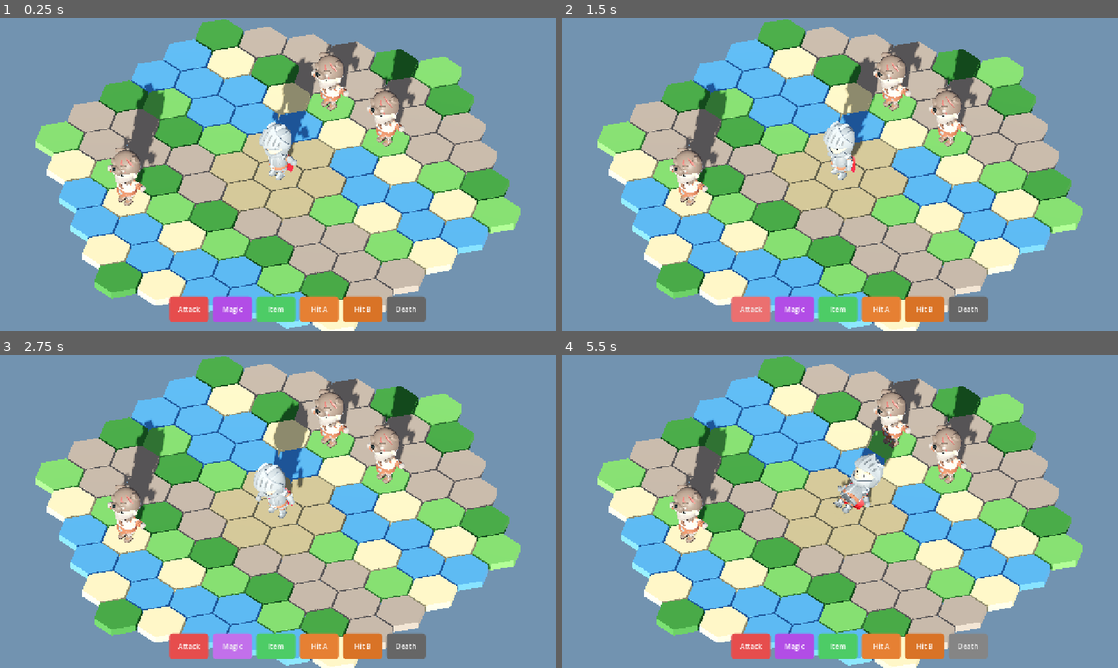
Above: before the commit, frames 1-4 (two rows, left to right).
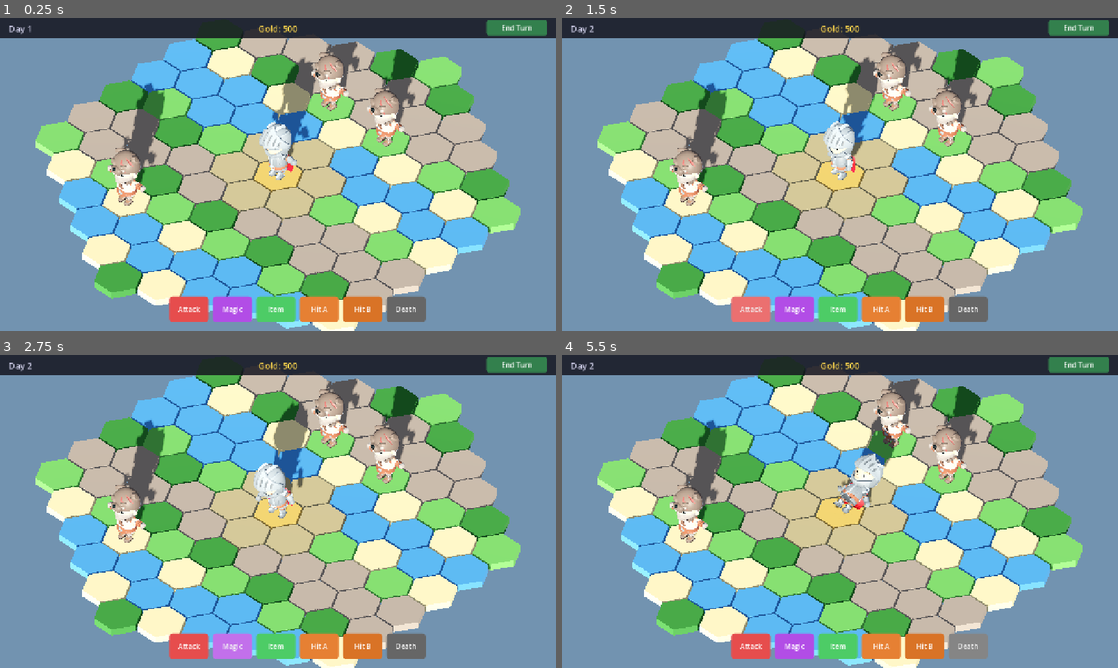
Above: after the commit, the same moments.

Repository: Manueljm93/gamegodot
Game: Godot game, scene res://scenes/main.tscn
The game is run twice, just before and just after one commit, with the same random seed, the same clock (stepped at 60 frames per second) and the same inputs.
Inputs (mouse positions are in pixels of both pictures, inside the frame that each line leads up to):
- Up to frame 1 (0.25 s): no input
- Up to frame 2 (1.5 s): click (1079, 27) at 0.5 s, where only the run after the commit has a clickable "End Turn"; click "Attack" at 1.25 s
- Up to frame 3 (2.75 s): click "Magic" at 2 s
- Up to frame 4 (5.5 s): click "Item" at 2.75 s; click "Hit A" at 3.5 s; click "Hit B" at 4.25 s; click "Death" at 5 s

The runs differ from the first frame. In frame 1, 6.9% of the frame differs, in the area x 0-100%, y 0-57%; in frame 2, 6.9%; in frame 3, 6.9%; in frame 4, 7.0%.

Commit message:
milestone(6): town building, resources, and HUD system
Add town/base with 3 buildings (Barracks, Guard Tower, Gold Mine),
gold economy with income per turn, day counter HUD, and End Turn button.
Strategic choice: only 1 building per town hex, permanent decision.
Buildings render as 3D primitives on the town hex.
Update docs with HoMM III pivot (DEC-007) and new roadmap.

Co-Authored-By: Claude Opus 4.6 <noreply@anthropic.com>

Diff:
--- a/scripts/hex_grid.gd
+++ b/scripts/hex_grid.gd
@@ -16,6 +16,7 @@
 	"mountain": Color(0.55, 0.5, 0.45),
 	"sand": Color(0.85, 0.78, 0.55),
 	"path": Color(0.6, 0.55, 0.4),
+	"town": Color(0.75, 0.6, 0.3),
 }
 
 
@@ -215,6 +216,8 @@
 func _pick_terrain(coord: Vector2i) -> String:
 	if arena_mode:
 		return "path"
+	if coord == Vector2i.ZERO:
+		return "town"
 	var dist := _axial_distance(coord, Vector2i.ZERO)
 	var noise_val := sin(coord.x * 0.7 + coord.y * 1.3) * 0.5 + 0.5
 
--- /dev/null
+++ b/scripts/hud.gd
@@ -0,0 +1,70 @@
+extends Control
+
+signal end_turn_pressed
+
+var gold_label: Label = null
+var day_label: Label = null
+
+
+func _ready() -> void:
+	anchor_right = 1.0
+	mouse_filter = Control.MOUSE_FILTER_IGNORE
+	_build_hud()
+
+
+func _build_hud() -> void:
+	var bar := Panel.new()
+	bar.name = "TopBar"
+	bar.position = Vector2(0, 0)
+	bar.size = Vector2(1280, 45)
+	var bar_style := StyleBoxFlat.new()
+	bar_style.bg_color = Color(0.08, 0.08, 0.12, 0.85)
+	bar.add_theme_stylebox_override("panel", bar_style)
+	add_child(bar)
+
+	day_label = Label.new()
+	day_label.text = "Day 1"
+	day_label.position = Vector2(20, 10)
+	day_label.size = Vector2(150, 30)
+	day_label.add_theme_font_size_override("font_size", 20)
+	day_label.add_theme_color_override("font_color", Color(0.8, 0.8, 0.9))
+	bar.add_child(day_label)
+
+	gold_label = Label.new()
+	gold_label.text = "Gold: 500"
+	gold_label.horizontal_alignment = HORIZONTAL_ALIGNMENT_CENTER
+	gold_label.position = Vector2(440, 10)
+	gold_label.size = Vector2(400, 30)
+	gold_label.add_theme_font_size_override("font_size", 20)
+	gold_label.add_theme_color_override("font_color", Color(1.0, 0.85, 0.3))
+	bar.add_child(gold_label)
+
+	var end_btn := Button.new()
+	end_btn.text = "End Turn"
+	end_btn.position = Vector2(1120, 5)
+	end_btn.size = Vector2(140, 35)
+	var btn_style := StyleBoxFlat.new()
+	btn_style.bg_color = Color(0.2, 0.5, 0.3)
+	btn_style.corner_radius_top_left = 6
+	btn_style.corner_radius_top_right = 6
+	btn_style.corner_radius_bottom_left = 6
+	btn_style.corner_radius_bottom_right = 6
+	end_btn.add_theme_stylebox_override("normal", btn_style)
+	var btn_hover := btn_style.duplicate()
+	btn_hover.bg_color = Color(0.25, 0.6, 0.35)
+	end_btn.add_theme_stylebox_override("hover", btn_hover)
+	end_btn.add_theme_color_override("font_color", Color.WHITE)
+	end_btn.add_theme_font_size_override("font_size", 16)
+	end_btn.pressed.connect(func() -> void: end_turn_pressed.emit())
+	bar.add_child(end_btn)
+
+
+func update_gold(amount: int, income: int) -> void:
+	if income > 0:
+		gold_label.text = "Gold: %d  (+%d/turn)" % [amount, income]
+	else:
+		gold_label.text = "Gold: %d" % amount
+
+
+func update_day(day: int) -> void:
+	day_label.text = "Day %d" % day
--- a/scripts/main.gd
+++ b/scripts/main.gd
@@ -6,6 +6,9 @@
 const AbilityUIScript = preload("res://scripts/ability_ui.gd")
 const CombatManagerScript = preload("res://scripts/combat_manager.gd")
 const CombatUIScript = preload("res://scripts/combat_ui.gd")
+const ResourceManagerScript = preload("res://scripts/resource_manager.gd")
+const HUDScript = preload("res://scripts/hud.gd")
+const TownUIScript = preload("res://scripts/town_ui.gd")
 
 @onready var hex_grid: HexGridScript = $HexGrid
 @onready var ability_ui: AbilityUIScript = $AbilityUI
@@ -22,20 +25,34 @@
 
 var combat_manager: CombatManagerScript = null
 var combat_ui: CombatUIScript = null
+var resource_manager: ResourceManagerScript = null
+var hud: HUDScript = null
+var town_ui: TownUIScript = null
 var enemies := {}
 
 var encounter_active := false
 var in_combat_view := false
+var town_menu_open := false
 var prev_knight_coord := Vector2i.ZERO
 var saved_knight_pos := Vector3.ZERO
 var combat_enemy_coord := Vector2i.ZERO
 var arena_grid: HexGridScript = null
+var town_building_chosen := false
+
+const TOWN_COORD := Vector2i.ZERO
+const BUILDING_OFFSETS := {
+	"barracks": Vector3(0.5, 0.0, -0.4),
+	"guard_tower": Vector3(-0.5, 0.0, -0.4),
+	"gold_mine": Vector3(0.0, 0.0, 0.5),
+}
 
 
 func _ready() -> void:
-	print("GameOne started - Milestone 5: Combat Arena")
+	print("GameOne started - Milestone 6: Town & Resources")
 	_setup_character()
+	_setup_resources()
 	_setup_combat()
+	_setup_town()
 	_spawn_enemies()
 	_place_knight_on_grid()
 	ability_ui.ability_used.connect(_on_ability_used)
@@ -55,6 +72,20 @@
 	knight.add_child(loader)
 
 
+func _setup_resources() -> void:
+	resource_manager = ResourceManagerScript.new()
+	resource_manager.name = "ResourceManager"
+	add_child(resource_manager)
+	resource_manager.gold_changed.connect(_on_gold_changed)
+	resource_manager.day_changed.connect(_on_day_changed)
+
+	hud = HUDScript.new()
+	hud.name = "HUD"
+	add_child(hud)
+	hud.end_turn_pressed.connect(_on_end_turn)
+	hud.update_gold(resource_manager.gold, resource_manager.gold_income)
+
+
 func _setup_combat() -> void:
 	combat_manager = CombatManagerScript.new()
 	combat_manager.name = "CombatManager"
@@ -69,6 +100,14 @@
 	combat_ui.name = "CombatUI"
 	add_child(combat_ui)
 	combat_ui.encounter_choice.connect(_on_encounter_choice)
+
+
+func _setup_town() -> void:
+	town_ui = TownUIScript.new()
+	town_ui.name = "TownUI"
+	add_child(town_ui)
+	town_ui.building_requested.connect(_on_building_requested)
+	town_ui.close_requested.connect(_on_town_close)
 
 
 func _spawn_enemies() -> void:
@@ -86,7 +125,7 @@
 
 
 func _place_knight_on_grid() -> void:
-	knight_coord = Vector2i.ZERO
+	knight_coord = TOWN_COORD
 	var pos: Vector3 = hex_grid.get_cell_world_pos(knight_coord)
 	knight.position = pos
 
@@ -118,7 +157,7 @@
 
 
 func _unhandled_input(event: InputEvent) -> void:
-	if is_moving or combat_manager.in_combat or encounter_active:
+	if is_moving or combat_manager.in_combat or encounter_active or town_menu_open:
 		return
 	if event is InputEventMouseButton:
 		var mb := event as InputEventMouseButton
@@ -140,6 +179,8 @@
 		return
 	var target: Vector2i = collider.get_meta("coord")
 	if target == knight_coord:
+		if target == TOWN_COORD:
+			_open_town_menu()
 		return
 	var path: Array[Vector2i] = hex_grid.find_path(knight_coord, target)
 	if path.is_empty():
@@ -191,6 +232,97 @@
 			knight.rotate_y(PI)
 
 
+# --- Town ---
+
+func _open_town_menu() -> void:
+	town_menu_open = true
+	town_ui.show_menu(resource_manager.gold, town_building_chosen)
+
+
+func _on_town_close() -> void:
+	town_menu_open = false
+	town_ui.hide_menu()
+
+
+func _on_building_requested(building_name: String) -> void:
+	if town_building_chosen:
+		return
+	var cost: int = _get_building_cost(building_name)
+	if not resource_manager.spend_gold(cost):
+		return
+	town_ui.mark_built(building_name)
+	town_building_chosen = true
+	_place_building_visual(building_name)
+	town_ui.show_menu(resource_manager.gold, town_building_chosen)
+	if building_name == "gold_mine":
+		resource_manager.gold_income += 50
+
+
+func _get_building_cost(building_name: String) -> int:
+	match building_name:
+		"barracks":
+			return 200
+		"guard_tower":
+			return 150
+		"gold_mine":
+			return 300
+	return 0
+
+
+func _on_end_turn() -> void:
+	if combat_manager.in_combat or encounter_active or is_moving or town_menu_open:
+		return
+	resource_manager.end_turn()
+
+
+func _place_building_visual(building_name: String) -> void:
+	if not BUILDING_OFFSETS.has(building_name):
+		return
+	var town_pos: Vector3 = hex_grid.get_cell_world_pos(TOWN_COORD)
+	var offset: Vector3 = BUILDING_OFFSETS[building_name]
+
+	var mesh_instance := MeshInstance3D.new()
+	mesh_instance.name = "Building_" + building_name
+	var mat := StandardMaterial3D.new()
+	mat.roughness = 0.7
+
+	match building_name:
+		"barracks":
+			var box := BoxMesh.new()
+			box.size = Vector3(0.4, 0.5, 0.4)
+			mesh_instance.mesh = box
+			mat.albedo_color = Color(0.7, 0.25, 0.2)
+			offset.y = town_pos.y + 0.25
+		"guard_tower":
+			var cyl := CylinderMesh.new()
+			cyl.top_radius = 0.15
+			cyl.bottom_radius = 0.2
+			cyl.height = 0.8
+			mesh_instance.mesh = cyl
+			mat.albedo_color = Color(0.3, 0.4, 0.7)
+			offset.y = town_pos.y + 0.4
+		"gold_mine":
+			var box := BoxMesh.new()
+			box.size = Vector3(0.4, 0.35, 0.4)
+			mesh_instance.mesh = box
+			mat.albedo_color = Color(0.85, 0.7, 0.2)
+			offset.y = town_pos.y + 0.18
+
+	mesh_instance.material_override = mat
+	mesh_instance.position = Vector3(town_pos.x + offset.x, offset.y, town_pos.z + offset.z)
+	add_child(mesh_instance)
+
+
+func _on_gold_changed(amount: int, income: int) -> void:
+	hud.update_gold(amount, income)
+
+
+func _on_day_changed(day: int) -> void:
+	hud.update_day(day)
+
+
+# --- Encounter & Combat ---
+
 func _check_encounter() -> void:
 	if enemies.has(knight_coord):
 		encounter_active = true
@@ -211,6 +343,7 @@
 func _enter_combat_view() -> void:
 	in_combat_view = true
 	saved_knight_pos = knight.position
+	hud.visible = false
 
 	hex_grid.visible = false
 	for key in enemies:
@@ -263,10 +396,11 @@
 	knight.position = hex_grid.get_cell_world_pos(knight_coord)
 	knight.play_animation("Idle_A")
 	in_combat_view = false
+	hud.visible = true
 
 
 func _on_ability_used(anim_name: String) -> void:
-	if encounter_active:
+	if encounter_active or town_menu_open:
 		return
 	if combat_manager.in_combat:
 		if combat_manager.is_player_turn:
--- /dev/null
+++ b/scripts/resource_manager.gd
@@ -0,0 +1,23 @@
+extends Node
+
+signal gold_changed(amount: int, income: int)
+signal day_changed(day: int)
+
+var gold: int = 500
+var gold_income: int = 0
+var day: int = 1
+
+
+func spend_gold(amount: int) -> bool:
+	if gold < amount:
+		return false
+	gold -= amount
+	gold_changed.emit(gold, gold_income)
+	return true
+
+
+func end_turn() -> void:
+	gold += gold_income
+	day += 1
+	gold_changed.emit(gold, gold_income)
+	day_changed.emit(day)
--- /dev/null
+++ b/scripts/town_ui.gd
@@ -0,0 +1,175 @@
+extends Control
+
+signal building_requested(building_name: String)
+signal close_requested
+
+var buildings := [
+	{"name": "barracks", "label": "Barracks", "cost": 200, "desc": "Enables troop recruitment"},
+	{"name": "guard_tower", "label": "Guard Tower", "cost": 150, "desc": "Town defense"},
+	{"name": "gold_mine", "label": "Gold Mine", "cost": 300, "desc": "+50 gold per turn"},
+]
+
+var built_buildings: Array[String] = []
+var build_buttons: Array[Button] = []
+var panel: Panel = null
+
+
+func _ready() -> void:
+	anchor_right = 1.0
+	anchor_bottom = 1.0
+	mouse_filter = Control.MOUSE_FILTER_IGNORE
+	visible = false
+	_build_ui()
+
+
+func _build_ui() -> void:
+	panel = Panel.new()
+	panel.name = "TownPanel"
+	panel.position = Vector2(340, 100)
+	panel.size = Vector2(600, 420)
+
+	var style := StyleBoxFlat.new()
+	style.bg_color = Color(0.1, 0.1, 0.15, 0.95)
+	style.corner_radius_top_left = 12
+	style.corner_radius_top_right = 12
+	style.corner_radius_bottom_left = 12
+	style.corner_radius_bottom_right = 12
+	style.border_width_top = 2
+	style.border_width_bottom = 2
+	style.border_width_left = 2
+	style.border_width_right = 2
+	style.border_color = Color(0.6, 0.5, 0.2)
+	panel.add_theme_stylebox_override("panel", style)
+
+	var title := Label.new()
+	title.text = "Town - Buildings"
+	title.horizontal_alignment = HORIZONTAL_ALIGNMENT_CENTER
+	title.position = Vector2(0, 20)
+	title.size = Vector2(600, 40)
+	title.add_theme_font_size_override("font_size", 28)
+	title.add_theme_color_override("font_color", Color(0.9, 0.75, 0.3))
+	panel.add_child(title)
+
+	var y_pos: int = 80
+	for i in buildings.size():
+		var b: Dictionary = buildings[i]
+		var row := _create_building_row(b, Vector2(30, y_pos), i)
+		panel.add_child(row)
+		y_pos += 90
+
+	var close_btn := Button.new()
+	close_btn.text = "Close"
+	close_btn.position = Vector2(240, 365)
+	close_btn.size = Vector2(120, 40)
+	var close_style := StyleBoxFlat.new()
+	close_style.bg_color = Color(0.4, 0.3, 0.3)
+	close_style.corner_radius_top_left = 6
+	close_style.corner_radius_top_right = 6
+	close_style.corner_radius_bottom_left = 6
+	close_style.corner_radius_bottom_right = 6
+	close_btn.add_theme_stylebox_override("normal", close_style)
+	var close_hover := close_style.duplicate()
+	close_hover.bg_color = Color(0.5, 0.35, 0.35)
+	close_btn.add_theme_stylebox_override("hover", close_hover)
+	close_btn.add_theme_color_override("font_color", Color.WHITE)
+	close_btn.add_theme_font_size_override("font_size", 16)
+	close_btn.pressed.connect(func() -> void: close_requested.emit())
+	panel.add_child(close_btn)
+
+	add_child(panel)
+
+
+func _create_building_row(b: Dictionary, pos: Vector2, index: int) -> Control:
+	var row := Control.new()
+	row.position = pos
+	row.size = Vector2(540, 80)
+	row.mouse_filter = Control.MOUSE_FILTER_IGNORE
+
+	var bg := Panel.new()
+	bg.position = Vector2.ZERO
+	bg.size = Vector2(540, 80)
+	var bg_style := StyleBoxFlat.new()
+	bg_style.bg_color = Color(0.15, 0.15, 0.2, 0.8)
+	bg_style.corner_radius_top_left = 6
+	bg_style.corner_radius_top_right = 6
+	bg_style.corner_radius_bottom_left = 6
+	bg_style.corner_radius_bottom_right = 6
+	bg.add_theme_stylebox_override("panel", bg_style)
+	row.add_child(bg)
+
+	var name_label := Label.new()
+	name_label.text = b["label"]
+	name_label.position = Vector2(15, 10)
+	name_label.size = Vector2(250, 25)
+	name_label.add_theme_font_size_override("font_size", 20)
+	name_label.add_theme_color_override("font_color", Color.WHITE)
+	row.add_child(name_label)
+
+	var desc_label := Label.new()
+	var cost_val: int = b["cost"]
+	desc_label.text = "%s  |  Cost: %d gold" % [b["desc"], cost_val]
+	desc_label.position = Vector2(15, 40)
+	desc_label.size = Vector2(380, 25)
+	desc_label.add_theme_font_size_override("font_size", 14)
+	desc_label.add_theme_color_override("font_color", Color(0.65, 0.65, 0.7))
+	row.add_child(desc_label)
+
+	var btn := Button.new()
+	btn.name = "BuildBtn_%d" % index
+	btn.text = "Build"
+	btn.position = Vector2(420, 20)
+	btn.size = Vector2(100, 40)
+	var btn_style := StyleBoxFlat.new()
+	btn_style.bg_color = Color(0.2, 0.55, 0.3)
+	btn_style.corner_radius_top_left = 6
+	btn_style.corner_radius_top_right = 6
+	btn_style.corner_radius_bottom_left = 6
+	btn_style.corner_radius_bottom_right = 6
+	btn.add_theme_stylebox_override("normal", btn_style)
+	var btn_hover := btn_style.duplicate()
+	btn_hover.bg_color = Color(0.25, 0.65, 0.35)
+	btn.add_theme_stylebox_override("hover", btn_hover)
+	var btn_disabled := btn_style.duplicate()
+	btn_disabled.bg_color = Color(0.3, 0.3, 0.3)
+	btn.add_theme_stylebox_override("disabled", btn_disabled)
+	btn.add_theme_color_override("font_color", Color.WHITE)
+	btn.add_theme_font_size_override("font_size", 16)
+	var building_name: String = b["name"]
+	btn.pressed.connect(func() -> void: building_requested.emit(building_name))
+	row.add_child(btn)
+
+	build_buttons.append(btn)
+	return row
+
+
+func show_menu(gold: int, building_locked: bool = false) -> void:
+	visible = true
+	_refresh_buttons(gold, building_locked)
+
+
+func hide_menu() -> void:
+	visible = false
+
+
+func mark_built(building_name: String) -> void:
+	built_buildings.append(building_name)
+
+
+func _refresh_buttons(gold: int, building_locked: bool) -> void:
+	for i in buildings.size():
+		var b: Dictionary = buildings[i]
+		var btn: Button = build_buttons[i]
+		var bname: String = b["name"]
+		var cost: int = b["cost"]
+		if built_buildings.has(bname):
+			btn.text = "BUILT"
+			btn.disabled = true
+		elif building_locked:
+			btn.text = "Locked"
+			btn.disabled = true
+		elif gold < cost:
+			btn.text = "Build"
+			btn.disabled = true
+		else:
+			btn.text = "Build"
+			btn.disabled = false
Not shown, added: scripts/combat_manager.gd.uid
Not shown, added: scripts/combat_ui.gd.uid
Not shown, added: scripts/hud.gd.uid
Not shown, added: scripts/resource_manager.gd.uid
Not shown, added: scripts/town_ui.gd.uid
Not shown, changed: docs/decisiones.md
Not shown, changed: docs/vision-del-juego.md
